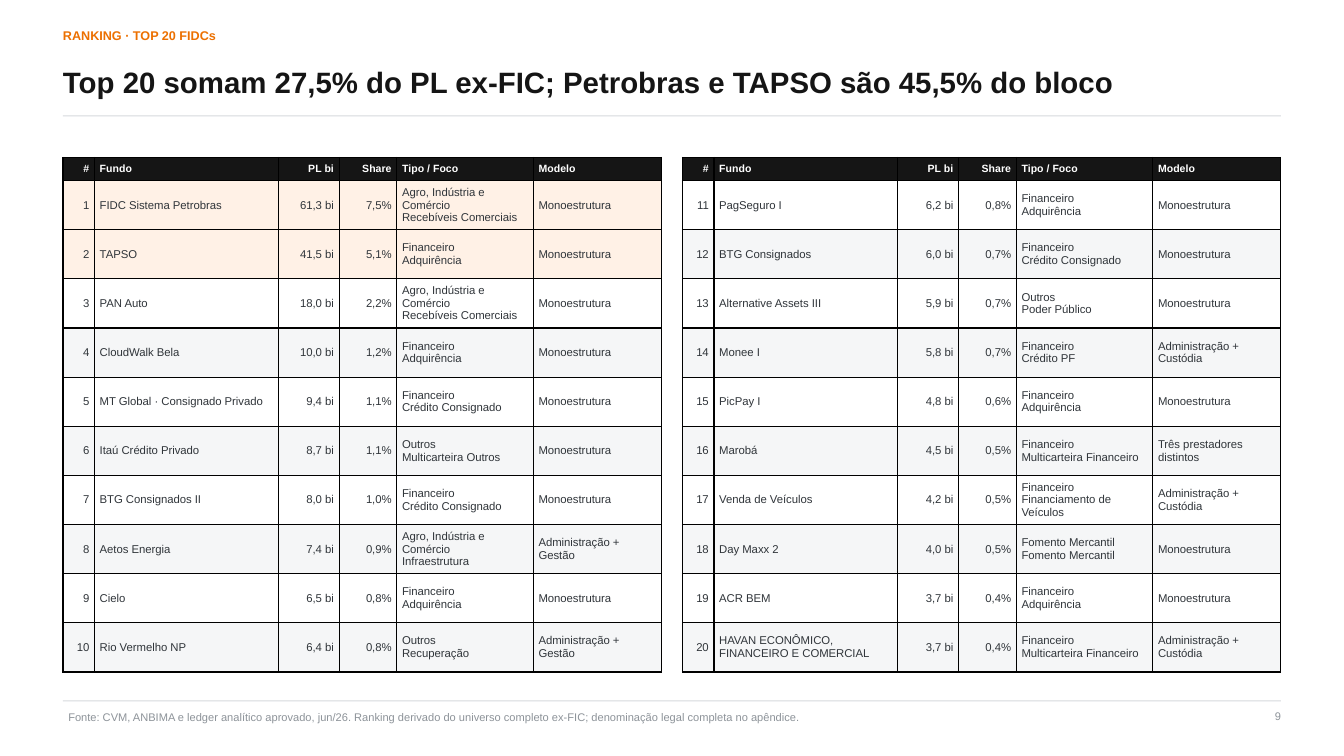
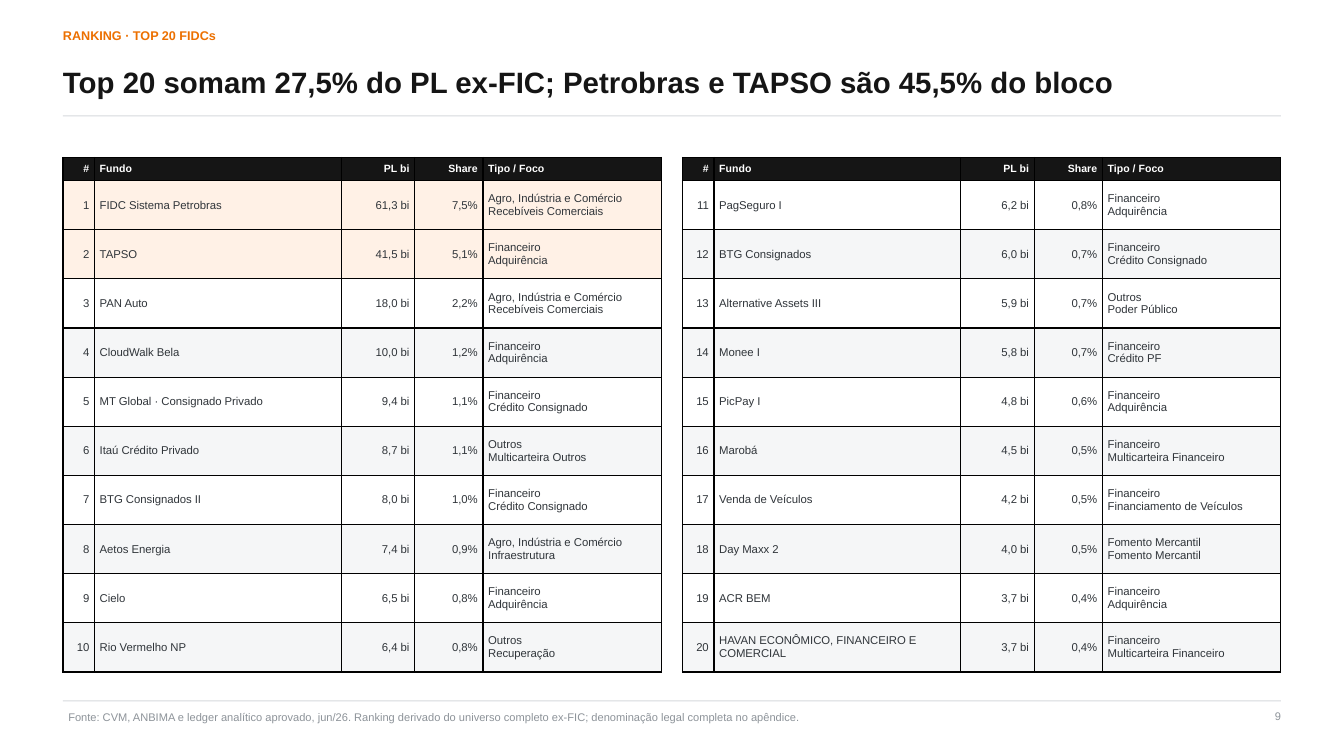
Before and after one commit to abalroar/fidc, a slide deck: slide 9 of data/industry_study/generated_revision/industry_executive_revised.pptx. Drawn at 1344x756 pixels with LibreOffice and Linux fonts; fonts in the diff are those of the drawing. Boxes give left, top, right and bottom in pixels: in the first picture for what was removed or moved away, otherwise in the second. Text is boxed around its words. In the diff, an @@ line names an element or a change of style, - is before the commit and + after.

```diff
--- a/data/industry_study/generated_revision/industry_executive_revised.pptx
+++ b/data/industry_study/generated_revision/industry_executive_revised.pptx
@@ table at box(63, 157, 661, 671) @@
-column 6: Modelo | Monoestrutura | Monoestrutura | Monoestrutura | Monoestrutura | Monoestrutura | Monoestrutura | Monoestrutura | Administração + Gestão | Monoestrutura | Administração + Gestão
@@ table at box(683, 157, 1281, 671) @@
-column 6: Modelo | Monoestrutura | Monoestrutura | Monoestrutura | Administração + Custódia | Monoestrutura | Três prestadores distintos | Administração + Custódia | Monoestrutura | Monoestrutura | Administração + Custódia
```
Also in this commit, not shown: 16 other slides changed, 7 slides removed, 23 other files.
